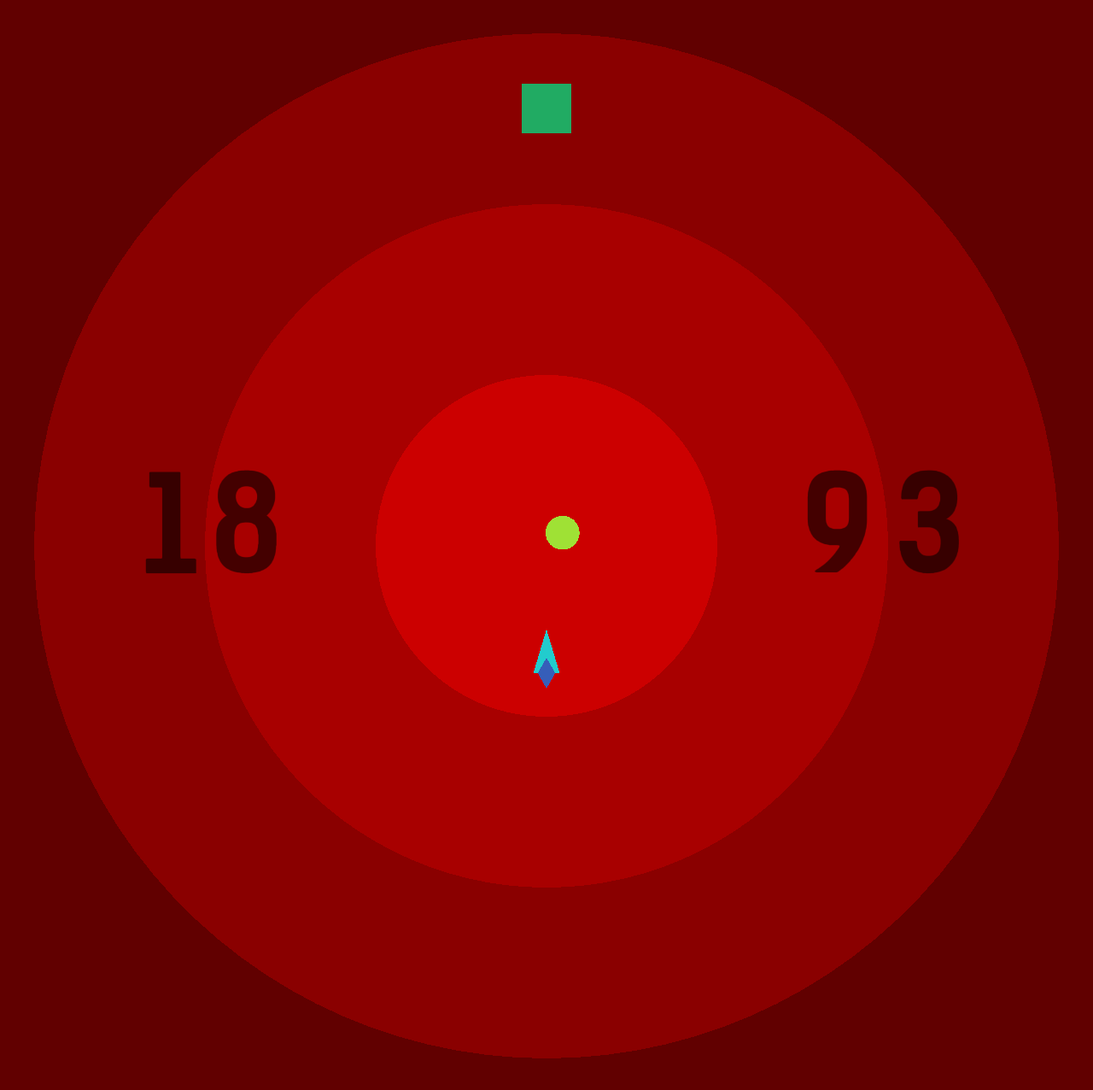
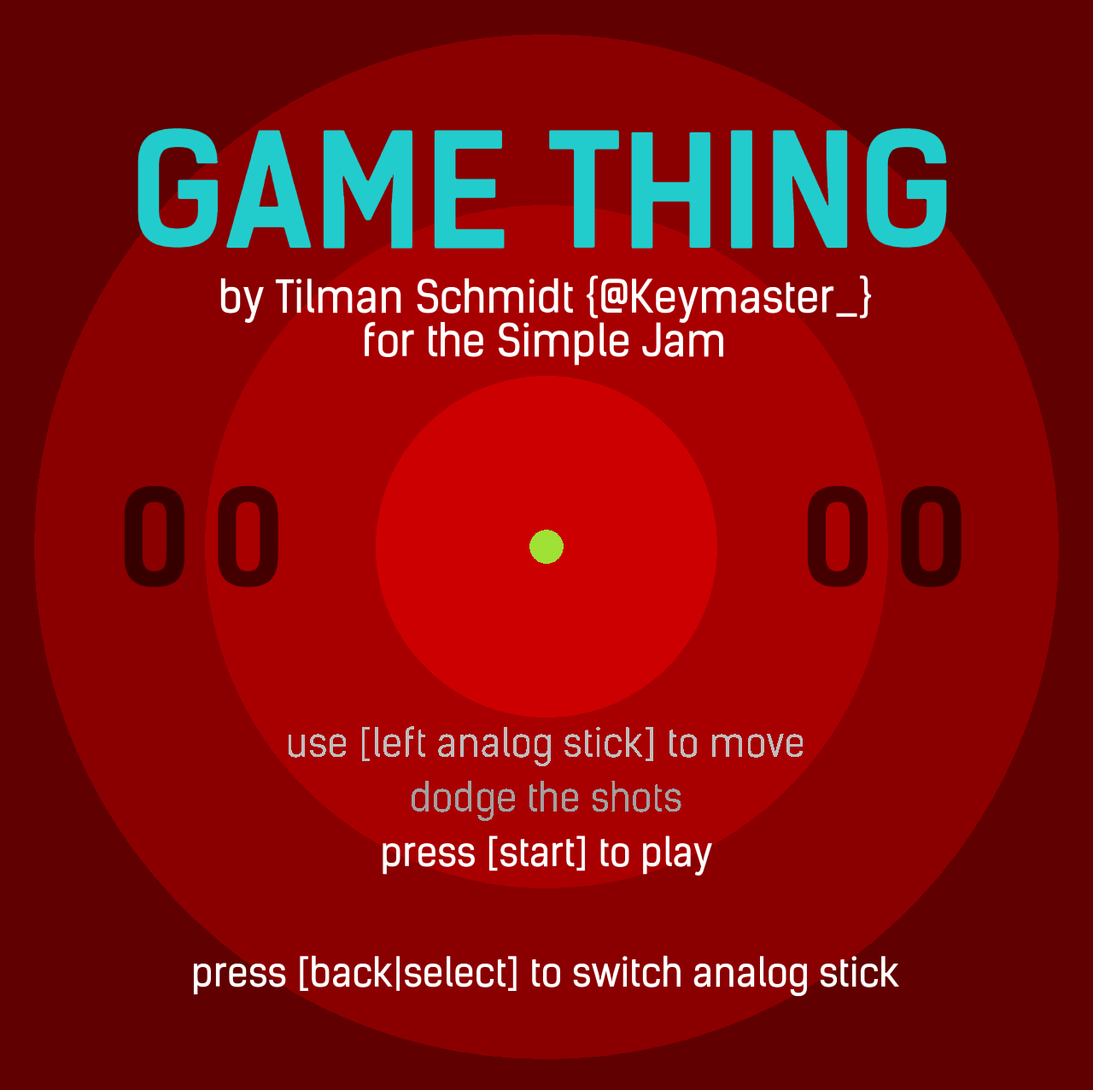
Before/after of a 1093x1090 layered artwork. What changed in the layer stack:
added layer "instructions1" above "instructions2" over (x1=34, y1=33, x2=1060, y2=1060)
added layer "instructions2" above "Screen Shot 2016-06-25 at 05.38.04.png" over (x1=34, y1=33, x2=1060, y2=1060)
added layer "Screen Shot 2016-06-25 at 05.38.04.png" above "Screen Shot 2016-06-24 at 15.07.21.png" over (x1=34, y1=33, x2=1060, y2=1060)
hid "Screen Shot 2016-06-24 at 15.07.21.png", painted on it over (x1=34, y1=33, x2=1060, y2=1060)
hid "circles_test.png" over (x1=34, y1=33, x2=1060, y2=1060)
